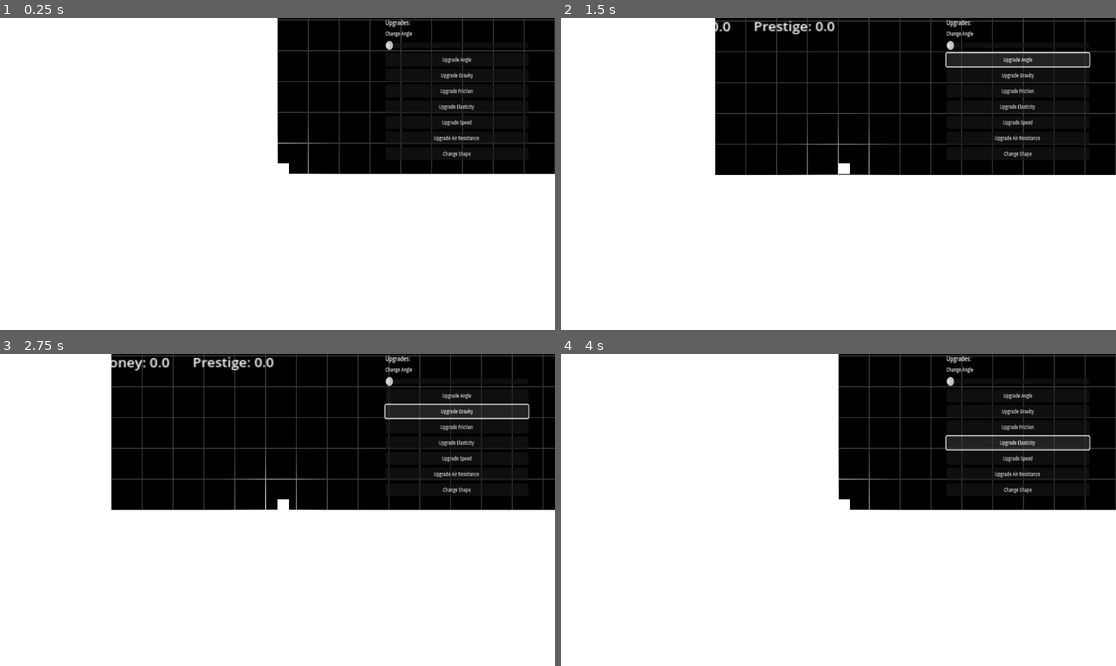
Above: before the commit, frames 1-4 (two rows, left to right).
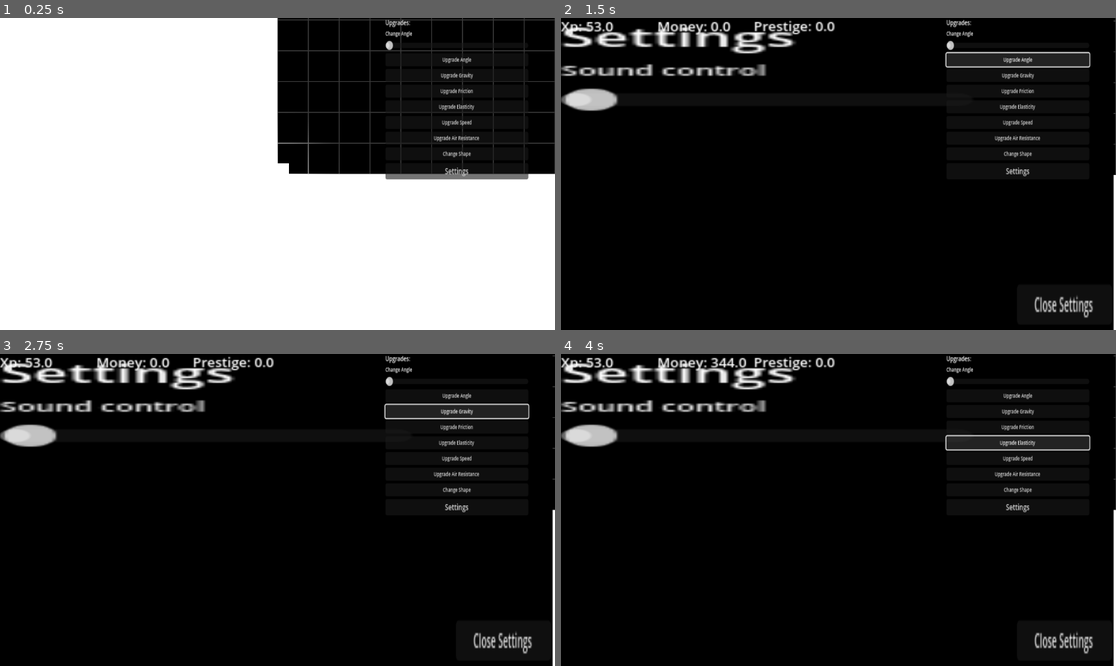
Above: after the commit, the same moments.

Repository: Lueegee1/Skr-t-Kast-Spil
Game: Godot game, scene res://main/root.tscn
Two runs of this game, one before a commit and one after it. Both use one fixed random seed, a clock stepped at 60 frames per second and the inputs below.
Inputs (mouse positions are in pixels of both pictures, inside the frame that each line leads up to):
- Up to frame 1 (0.25 s): no input
- Up to frame 2 (1.5 s): click (1016, 170) at 0.5 s, where only the run after the commit has a clickable "Settings"; click "Upgrade Angle" at 1.25 s
- Up to frame 3 (2.75 s): click "Upgrade Gravity" at 2 s
- Up to frame 4 (4 s): click "Upgrade Friction" at 2.75 s; click "Upgrade Elasticity" at 3.5 s

The runs differ from the first frame. In frame 1, 0.6% of the frame differs, in the area x 69-96%, y 47-52%; in frame 2, 66%; in frame 3, 63%; in frame 4, 76%, in the area x 0-100%, y 0-100%.

Commit message:
Settings prototype

Diff:
--- /dev/null
+++ b/SettingsMenu.gd
@@ -0,0 +1,20 @@
+extends Control
+
+
+# Called when the node enters the scene tree for the first time.
+func _ready() -> void:
+	pass # Replace with function body.
+
+
+# Called every frame. 'delta' is the elapsed time since the previous frame.
+func _process(_delta: float) -> void:
+	pass
+
+
+
+func _on_pressed():
+	queue_free()
+
+
+func _on_sound_value_changed(value: float):
+	AudioServer.set_bus_volume_db(AudioServer.get_bus_index("Master"), value)
--- a/main/Ui_And_Mainscript.gd
+++ b/main/Ui_And_Mainscript.gd
@@ -9,6 +9,7 @@
 @onready var Upgrades = $UI/Camera2D/CanvasLayer/VBoxContainer
 @onready var angle = $UI/Camera2D/CanvasLayer/VBoxContainer/Angle
 @onready var shapes = ["4kant", "5kant", "6kant", "7kant", "8kant","9kant","10kant"]
+@onready var settings_menu = preload("res://settings.tscn")
 var possible_angles = [45,45]
 
 
@@ -103,3 +104,8 @@
 #		shape_number += 1
 #		Global.money -= change_shape_price
 #		print(shapes[shape_number])
+
+
+func _on_settings_button_pressed():
+	var menu = settings_menu.instantiate()
+	add_child(menu)
--- a/main/main.tscn
+++ b/main/main.tscn
@@ -133,6 +133,11 @@
 layout_mode = 2
 theme_override_font_sizes/font_size = 8
 text = "Change Shape"
+
+[node name="Settings" type="Button" parent="UI/Camera2D/CanvasLayer/VBoxContainer"]
+layout_mode = 2
+theme_override_font_sizes/font_size = 12
+text = "Settings"
 
 [node name="LaunchSite" type="Node2D" parent="."]
 
@@ -172,6 +177,7 @@
 offset_top = -28058.0
 offset_right = 58574.0
 offset_bottom = 863.0
+scale = Vector2(1, 0.99992716)
 script = ExtResource("2_3wy1v")
 
 [node name="Test solid" type="StaticBody2D" parent="."]
@@ -192,3 +198,4 @@
 [connection signal="pressed" from="UI/Camera2D/CanvasLayer/VBoxContainer/SpeedUpgrade" to="." method="_on_speed_upgrade_pressed"]
 [connection signal="pressed" from="UI/Camera2D/CanvasLayer/VBoxContainer/AirResistanceUpgrade" to="." method="_on_air_resistance_upgrade_pressed"]
 [connection signal="pressed" from="UI/Camera2D/CanvasLayer/VBoxContainer/Shape" to="." method="_on_shape_changed"]
+[connection signal="pressed" from="UI/Camera2D/CanvasLayer/VBoxContainer/Settings" to="." method="_on_settings_button_pressed"]
--- /dev/null
+++ b/settings.tscn
@@ -0,0 +1,54 @@
+[gd_scene load_steps=3 format=3 uid="uid://bin3mowce36fg"]
+
+[ext_resource type="Script" uid="uid://cexs2dyu52qie" path="res://SettingsMenu.gd" id="1_x2hje"]
+
+[sub_resource type="StyleBoxFlat" id="StyleBoxFlat_x2hje"]
+
+[node name="Settings" type="Control"]
+layout_mode = 3
+anchors_preset = 15
+anchor_right = 1.0
+anchor_bottom = 1.0
+grow_horizontal = 2
+grow_vertical = 2
+script = ExtResource("1_x2hje")
+
+[node name="CanvasLayer" type="CanvasLayer" parent="."]
+
+[node name="Panel" type="Panel" parent="CanvasLayer"]
+self_modulate = Color(0, 0, 0, 1)
+offset_right = 40.0
+offset_bottom = 40.0
+scale = Vector2(28.674713, 16.27667)
+theme_override_styles/panel = SubResource("StyleBoxFlat_x2hje")
+
+[node name="VBoxContainer" type="VBoxContainer" parent="CanvasLayer/Panel"]
+layout_mode = 0
+offset_right = 109.0
+offset_bottom = 40.0
+scale = Vector2(0.27363577, 0.20435932)
+
+[node name="Title" type="Label" parent="CanvasLayer/Panel/VBoxContainer"]
+layout_mode = 2
+text = "Settings"
+
+[node name="Sound_Title" type="Label" parent="CanvasLayer/Panel/VBoxContainer"]
+layout_mode = 2
+theme_override_font_sizes/font_size = 8
+text = "Sound control"
+
+[node name="Sound" type="HSlider" parent="CanvasLayer/Panel/VBoxContainer"]
+layout_mode = 2
+
+[node name="Button" type="Button" parent="CanvasLayer/Panel"]
+layout_mode = 0
+offset_left = 32.99074
+offset_top = 34.159317
+offset_right = 141.99074
+offset_bottom = 56.159317
+scale = Vector2(0.063160434, 0.23292185)
+theme_override_font_sizes/font_size = 10
+text = "Close Settings"
+
+[connection signal="value_changed" from="CanvasLayer/Panel/VBoxContainer/Sound" to="." method="_on_sound_value_changed"]
+[connection signal="pressed" from="CanvasLayer/Panel/Button" to="." method="_on_pressed"]
Not shown, added: SettingsMenu.gd.uid
